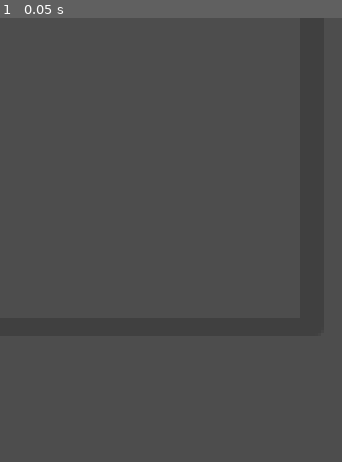
Above: before the commit, frame 1.
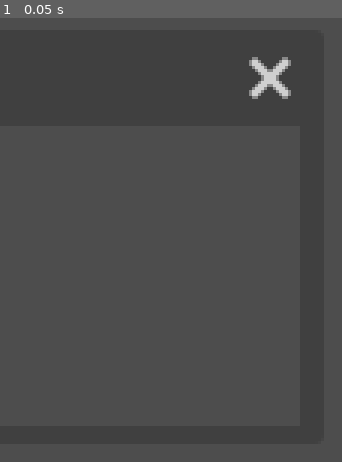
Above: after the commit, the same moment.

Repository: IPlatek/Team-Chrono-Crumbs-2K
Game: Godot game, scene res://sdv.tscn
Same seed, same stepped clock (60 frames per second), same inputs: the game is played once before the commit and once after it. The project has no main scene, so this scene is started directly.
Inputs:
- Up to frame 1 (0.05 s): no input

The runs differ from the first frame. In frame 1, 0.7% of the frame differs, in the area x 72-86%, y 8-19%.

Commit message:
poczatek

Diff:
--- /dev/null
+++ b/main.tscn
@@ -0,0 +1,3 @@
+[gd_scene format=3 uid="uid://pc5v4mbavyn4"]
+
+[node name="main" type="Node2D" unique_id=1770419942]
--- a/project.godot
+++ b/project.godot
@@ -20,6 +20,24 @@
 window/size/viewport_height=720
 window/stretch/mode="canvas_items"
 
+[input]
+
+lewo_gracz_1={
+"deadzone": 0.2,
+"events": [Object(InputEventKey,"resource_local_to_scene":false,"resource_name":"","device":-1,"window_id":0,"alt_pressed":false,"shift_pressed":false,"ctrl_pressed":false,"meta_pressed":false,"pressed":false,"keycode":0,"physical_keycode":65,"key_label":0,"unicode":97,"location":0,"echo":false,"script":null)
+]
+}
+prawo_gracz_1={
+"deadzone": 0.2,
+"events": [Object(InputEventKey,"resource_local_to_scene":false,"resource_name":"","device":-1,"window_id":0,"alt_pressed":false,"shift_pressed":false,"ctrl_pressed":false,"meta_pressed":false,"pressed":false,"keycode":0,"physical_keycode":68,"key_label":0,"unicode":100,"location":0,"echo":false,"script":null)
+]
+}
+skok_gracz_1={
+"deadzone": 0.2,
+"events": [Object(InputEventKey,"resource_local_to_scene":false,"resource_name":"","device":-1,"window_id":0,"alt_pressed":false,"shift_pressed":false,"ctrl_pressed":false,"meta_pressed":false,"pressed":false,"keycode":0,"physical_keycode":87,"key_label":0,"unicode":119,"location":0,"echo":false,"script":null)
+]
+}
+
 [physics]
 
 3d/physics_engine="Jolt Physics"
--- a/sdv.tscn
+++ b/sdv.tscn
@@ -1,6 +1,13 @@
 [gd_scene format=3 uid="uid://dub2gj7tm0eq"]
+
+[ext_resource type="Texture2D" uid="uid://cvlmj88kfiegl" path="res://pieski-z-psiego-patrolu-e1644911543444.jpg" id="1_tol50"]
 
 [node name="Node2D" type="Node2D" unique_id=1538133884]
 
 [node name="nigger nigger nigger you nigger" type="Window" parent="." unique_id=681818821]
 oversampling_override = 1.0
+position = Vector2i(0, 36)
+
+[node name="Sprite2D" type="Sprite2D" parent="." unique_id=658408948]
+position = Vector2(400, 280)
+texture = ExtResource("1_tol50")
--- /dev/null
+++ b/sprite_2d.gd
@@ -0,0 +1 @@
+xtends Sprite2D
--- /dev/null
+++ b/sprite_2d.tscn
@@ -0,0 +1,45 @@
+[gd_scene format=3 uid="uid://hfqm1jgbj28r"]
+
+[ext_resource type="Texture2D" uid="uid://cmp80vuh23mcu" path="res://prototype.jpeg" id="1_mehiu"]
+
+[sub_resource type="GDScript" id="GDScript_f7cmv"]
+resource_name = "kotek_movement"
+script/source = "extends CharacterBody2D
+
+
+const SPEED = 300.0
+const JUMP_VELOCITY = -400.0
+
+
+func _physics_process(delta: float) -> void:
+	# Add the gravity.
+	if not is_on_floor():
+		velocity += get_gravity() * delta
+
+	# Handle jump.
+	if Input.is_action_just_pressed(\"skok_gracz_1\") and is_on_floor():
+		velocity.y = JUMP_VELOCITY
+
+	# Get the input direction and handle the movement/deceleration.
+	# As good practice, you should replace UI actions with custom gameplay actions.
+	var direction := Input.get_axis(\"lewo_gracz_1\", \"prawo_gracz_1\")
+	if direction:
+		velocity.x = direction * SPEED
+	else:
+		velocity.x = move_toward(velocity.x, 0, SPEED)
+
+	move_and_slide()
+"
+
+[node name="kotek" type="CharacterBody2D" unique_id=2141342807]
+script = SubResource("GDScript_f7cmv")
+
+[node name="Sprite2D" type="Sprite2D" parent="." unique_id=1797575679]
+position = Vector2(12.9999695, -11)
+scale = Vector2(0.171875, 0.15039063)
+texture = ExtResource("1_mehiu")
+
+[node name="Camera2D" type="Camera2D" parent="." unique_id=1720114747]
+zoom = Vector2(0.8, 0.8)
+
+[node name="CollisionShape2D" type="CollisionShape2D" parent="." unique_id=1702070176]
Not shown, added: prototype.jpeg.import
Not shown, added: sprite_2d.gd.uid
